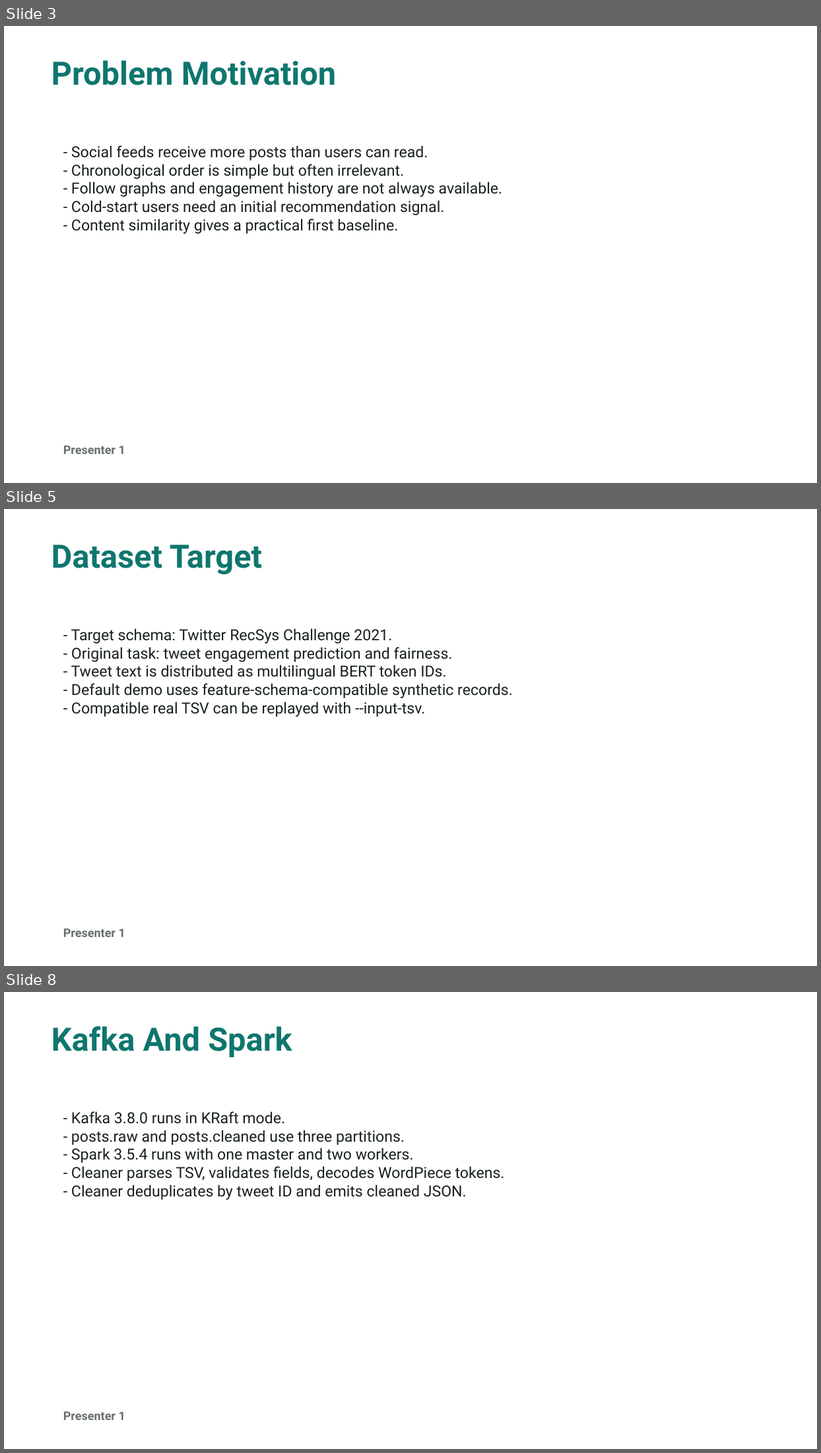
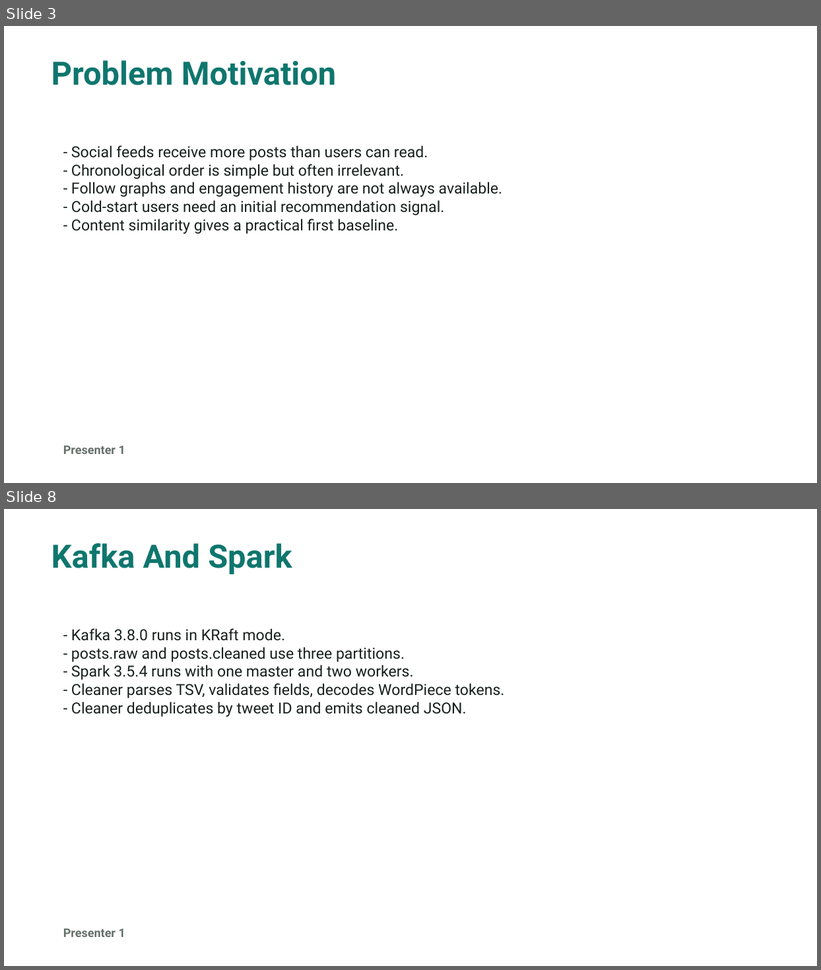
Before and after one commit to mrnhtyzgld/DsitribuTweet, a slide deck: docs/distributweet_final_presentation.pptx. Shown one above the other, each under a label of ours: slides 3, 5 and 8 before the commit, slides 3 and 8 after it; the slides between them are not shown. The pictures are 821x1453 and 821x970 pixels, drawn with LibreOffice and Linux fonts; fonts in the diff are those of the drawing. Boxes give left, top, right and bottom in pixels: in the first picture for what was removed or moved away, otherwise in the second. Text is boxed around its words. In the diff, an @@ line names an element or a change of style, - is before the commit and + after.

Commit message:
Switch demo dataset to Bright Data Twitter X sample

```diff
--- a/docs/distributweet_final_presentation.pptx
+++ b/docs/distributweet_final_presentation.pptx
@@ slide 5 removed at (4, 509, 817, 966), background #FFFFFF @@
@@ text removed at (52, 545, 262, 574) @@
-Dataset Target
@@ text removed at (71, 628, 513, 717) @@
-- Target schema: Twitter RecSys Challenge 2021.
-- Original task: tweet engagement prediction and fairness.
-- Tweet text is distributed as multilingual BERT token IDs.
-- Default demo uses feature-schema-compatible synthetic records.
-- Compatible real TSV can be replayed with --input-tsv.
@@ text removed at (63, 929, 125, 937) @@
-Presenter 1
```
Also in this commit, not shown: 7 slides changed, 1 slide added, 23 other files.
